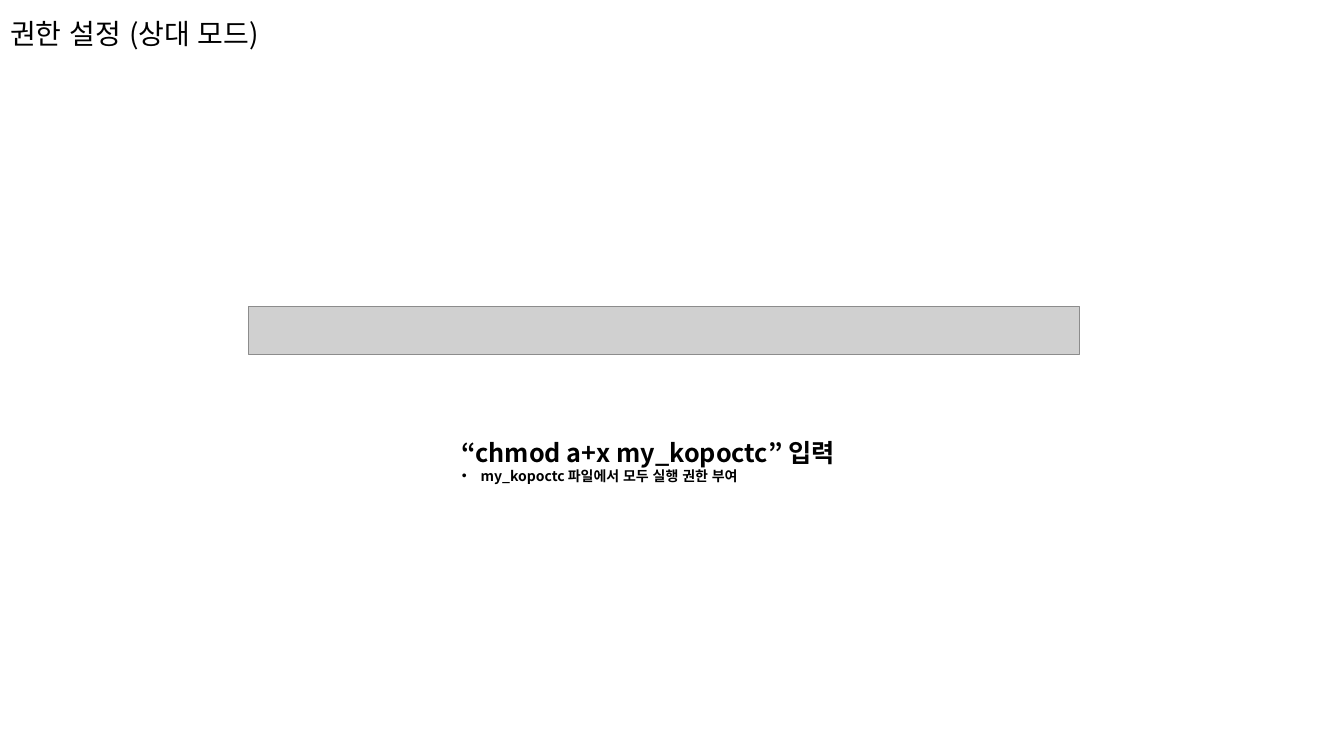
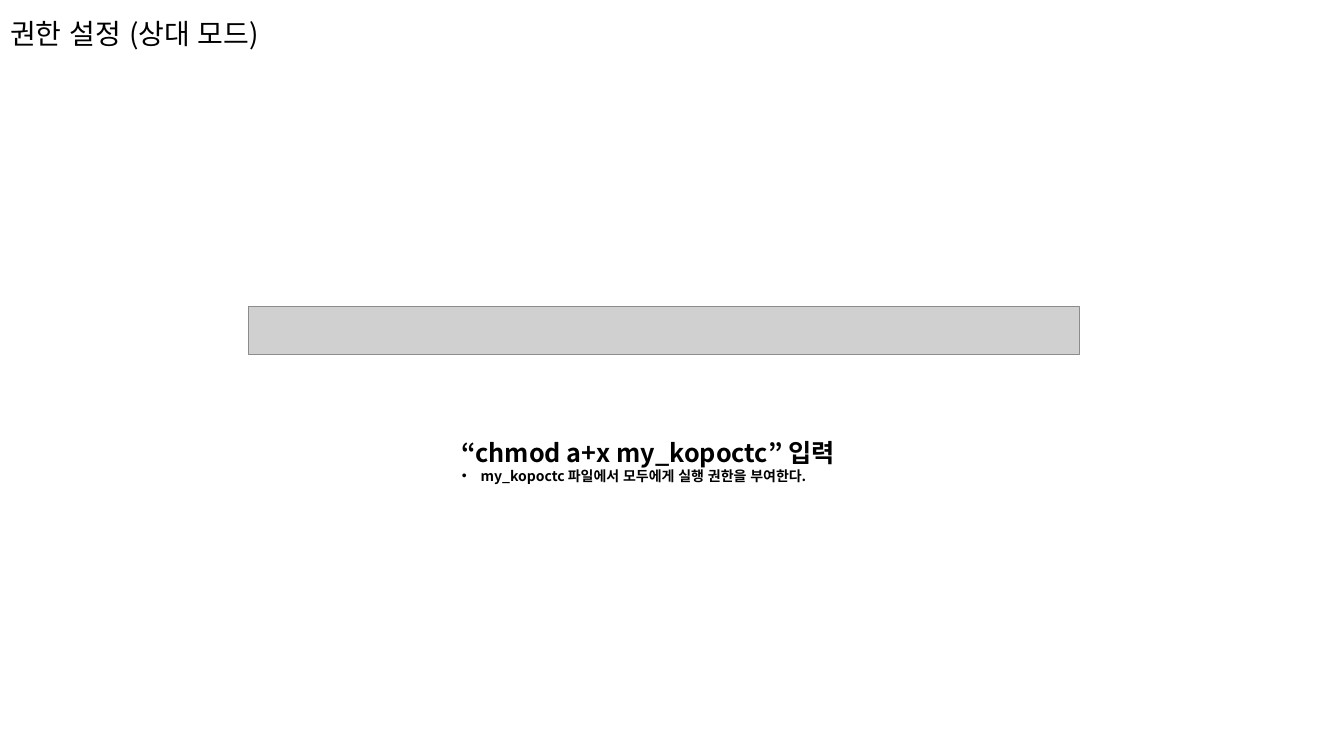
Before and after one commit to limmiseon/Linux, a slide deck: slide 55 of 34_임미선_과제_20220317_5강.pptx. Drawn at 1344x756 pixels with LibreOffice and Linux fonts; fonts in the diff are those of the drawing; grey boxes stand for pictures. Boxes give left, top, right and bottom in pixels: in the first picture for what was removed or moved away, otherwise in the second. Text is boxed around its words. In the diff, an @@ line names an element or a change of style, - is before the commit and + after.

```diff
--- a/34_임미선_과제_20220317_5강.pptx
+++ b/34_임미선_과제_20220317_5강.pptx
@@ text at (x1=481, y1=467, x2=806, y2=484): text changed @@
-• my_kopoctc 파일에서 모두 실행 권한 부여
+• my_kopoctc 파일에서 모두에게 실행 권한을 부여한다.
```
Also in this commit, not shown: 11 other slides changed, 1 slide added, 1 slide removed, 1 other file.
